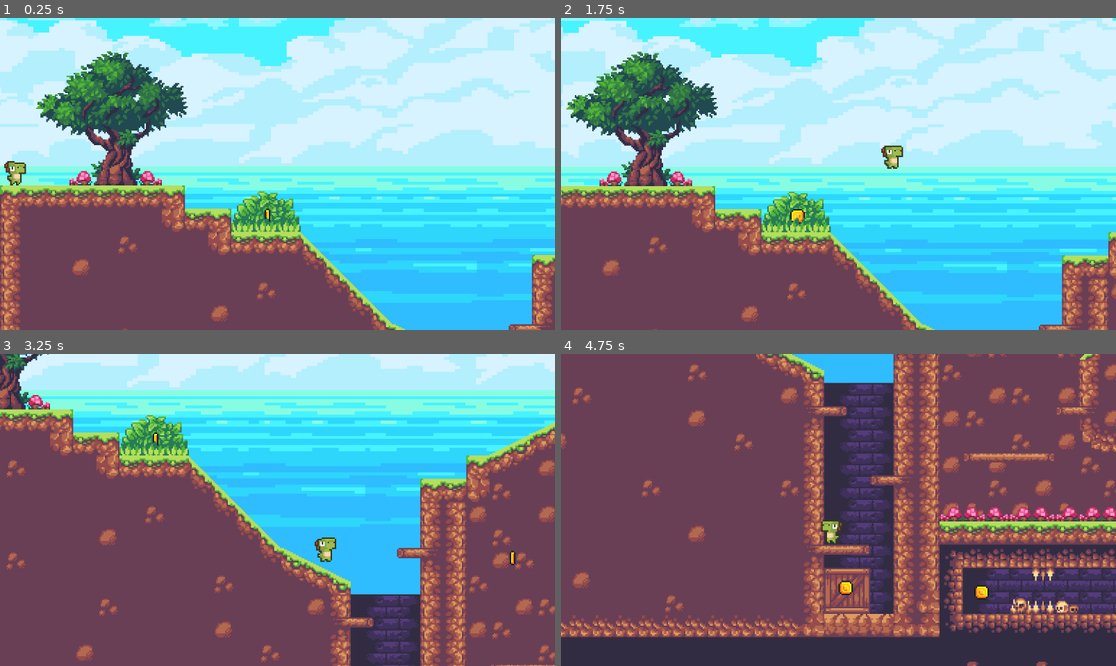
Above: before the commit, frames 1-4 (two rows, left to right).
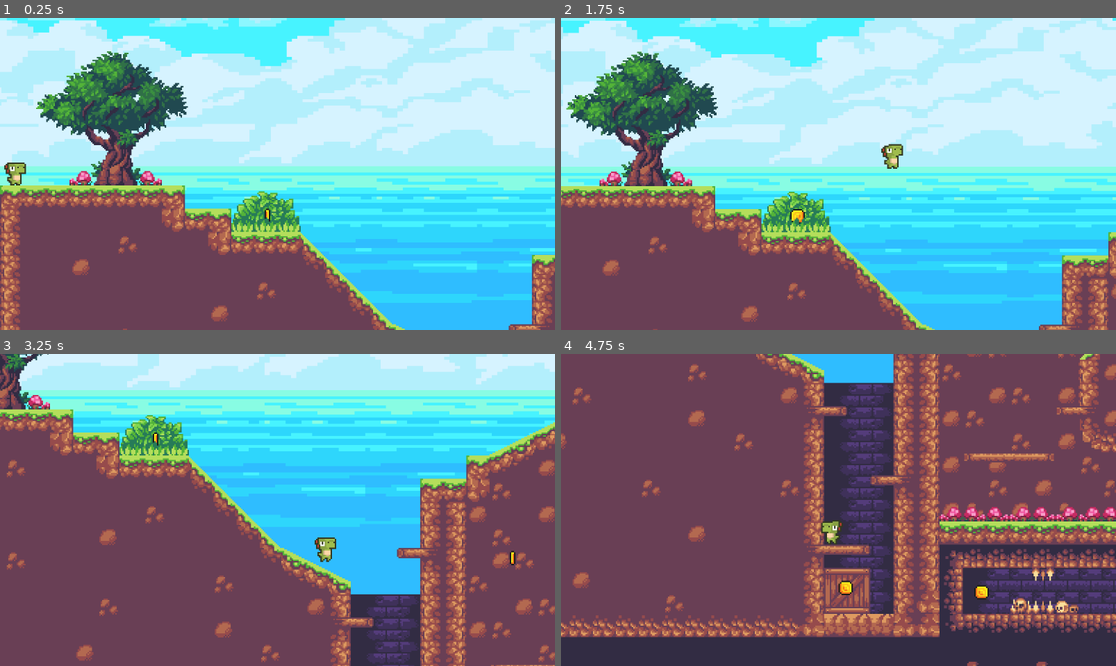
Above: after the commit, the same moments.

Repository: christianmf13/christian-class-game
Game: Godot game, scene res://scenes/level_01.tscn
Same seed, same stepped clock (60 frames per second), same inputs: the game is played once before the commit and once after it.
Inputs:
- Up to frame 1 (0.25 s): no input
- Up to frame 2 (1.75 s): hold D (move_right) from 0.53 s (still down); tap Space (jump) at 0.77, 1.52 s
- Up to frame 3 (3.25 s): release D (move_right) at 2.03 s; hold A (move_left) 2.03-2.78 s; hold D (move_right) from 2.78 s (still down); tap Space (jump) at 3.02 s
- Up to frame 4 (4.75 s): tap Space (jump) at 3.77, 4.52 s; release D (move_right) at 4.28 s; hold A (move_left) from 4.28 s (still down)

The runs differ from the first frame. In frame 1, less than 0.1% of the frame differs, in the area x 0-4%, y 45-54%; in frame 2, less than 0.1%; in frame 3, less than 0.1%; in frame 4, less than 0.1%.

Commit message:
head stomp
got head stomp to kill the slime, working on making the animation play

Diff:
--- a/scenes/green_slime.tscn
+++ b/scenes/green_slime.tscn
@@ -1,8 +1,28 @@
-[gd_scene load_steps=14 format=3 uid="uid://dogetpjjqt3r2"]
+[gd_scene load_steps=19 format=3 uid="uid://dogetpjjqt3r2"]
 
 [ext_resource type="Script" uid="uid://bmmo121tfpfr6" path="res://scripts/enemy_simple_move.gd" id="1_0pvn7"]
 [ext_resource type="Texture2D" uid="uid://dc0wv85msjoas" path="res://assets/enemies/Green Slime Spritesheet.png" id="1_tuic5"]
 [ext_resource type="PackedScene" uid="uid://c8m1r23w5tydn" path="res://scenes/killzone.tscn" id="2_0pvn7"]
+
+[sub_resource type="AtlasTexture" id="AtlasTexture_0pvn7"]
+atlas = ExtResource("1_tuic5")
+region = Rect2(48, 32, 16, 16)
+
+[sub_resource type="AtlasTexture" id="AtlasTexture_35rgu"]
+atlas = ExtResource("1_tuic5")
+region = Rect2(64, 32, 16, 16)
+
+[sub_resource type="AtlasTexture" id="AtlasTexture_t5vyh"]
+atlas = ExtResource("1_tuic5")
+region = Rect2(80, 32, 16, 16)
+
+[sub_resource type="AtlasTexture" id="AtlasTexture_452or"]
+atlas = ExtResource("1_tuic5")
+region = Rect2(96, 32, 16, 16)
+
+[sub_resource type="AtlasTexture" id="AtlasTexture_ukqwe"]
+atlas = ExtResource("1_tuic5")
+region = Rect2(112, 32, 16, 16)
 
 [sub_resource type="AtlasTexture" id="AtlasTexture_4q1e0"]
 atlas = ExtResource("1_tuic5")
@@ -35,6 +55,26 @@
 [sub_resource type="SpriteFrames" id="SpriteFrames_35rgu"]
 animations = [{
 "frames": [{
+"duration": 10.0,
+"texture": SubResource("AtlasTexture_0pvn7")
+}, {
+"duration": 1.0,
+"texture": SubResource("AtlasTexture_35rgu")
+}, {
+"duration": 1.0,
+"texture": SubResource("AtlasTexture_t5vyh")
+}, {
+"duration": 1.0,
+"texture": SubResource("AtlasTexture_452or")
+}, {
+"duration": 1.0,
+"texture": SubResource("AtlasTexture_ukqwe")
+}],
+"loop": true,
+"name": &"HeadStomp",
+"speed": 9.0
+}, {
+"frames": [{
 "duration": 1.0,
 "texture": SubResource("AtlasTexture_4q1e0")
 }, {
@@ -62,19 +102,20 @@
 }]
 
 [sub_resource type="RectangleShape2D" id="RectangleShape2D_0pvn7"]
-size = Vector2(12, 3)
+size = Vector2(10, 3)
 
 [sub_resource type="RectangleShape2D" id="RectangleShape2D_t5vyh"]
 size = Vector2(14, 7)
 
-[node name="GreenSlime" type="Area2D"]
+[node name="GreenSlime" type="Area2D" groups=["Enemies"]]
 collision_mask = 2
 script = ExtResource("1_0pvn7")
 
 [node name="AnimatedSprite2D" type="AnimatedSprite2D" parent="."]
 sprite_frames = SubResource("SpriteFrames_35rgu")
+animation = &"HeadStomp"
 autoplay = "default"
-frame_progress = 0.36746946
+frame_progress = 0.6256476
 
 [node name="CollisionShapeHeadStomp" type="CollisionShape2D" parent="."]
 position = Vector2(0, -0.5)
@@ -92,4 +133,8 @@
 [node name="RayCastLeft" type="RayCast2D" parent="."]
 target_position = Vector2(-8, 0)
 
+[node name="Timer" type="Timer" parent="."]
+wait_time = 2.0
+
 [connection signal="area_entered" from="." to="." method="_on_area_entered"]
+[connection signal="body_entered" from="." to="." method="_on_body_entered"]
--- a/scenes/player.tscn
+++ b/scenes/player.tscn
@@ -39,9 +39,9 @@
 "speed": 10.0
 }]
 
-[sub_resource type="CapsuleShape2D" id="CapsuleShape2D_1jxqw"]
+[sub_resource type="CapsuleShape2D" id="CapsuleShape2D_g2els"]
 radius = 5.0
-height = 18.0
+height = 17.0
 
 [node name="Player" type="CharacterBody2D"]
 collision_layer = 2
@@ -51,7 +51,8 @@
 sprite_frames = SubResource("SpriteFrames_2hs0m")
 animation = &"idle"
 autoplay = "idle"
-frame_progress = 0.61715627
+frame_progress = 0.46967706
 
 [node name="CollisionShape2D" type="CollisionShape2D" parent="."]
-shape = SubResource("CapsuleShape2D_1jxqw")
+position = Vector2(0, 0.5)
+shape = SubResource("CapsuleShape2D_g2els")
--- a/scripts/enemy_simple_move.gd
+++ b/scripts/enemy_simple_move.gd
@@ -7,6 +7,8 @@
 @onready var collision_shape_head_stomp: CollisionShape2D = $CollisionShapeHeadStomp
 @onready var ray_cast_right: RayCast2D = $RayCastRight
 @onready var ray_cast_left: RayCast2D = $RayCastLeft
+@onready var killzone: Area2D = $Killzone
+
 
 
 func _process(delta: float) -> void:
@@ -20,5 +22,7 @@
 	position.x += SPEED * dir * delta
 
 #working on head stomp, not finished
-func _on_area_entered(area: Area2D) -> void:
+func _on_body_entered(body: Node2D) -> void:
+	($Killzone as Area2D).disable_mode
+	($AnimatedSprite2D as AnimatedSprite2D).play("HeadStomp")
 	queue_free()
